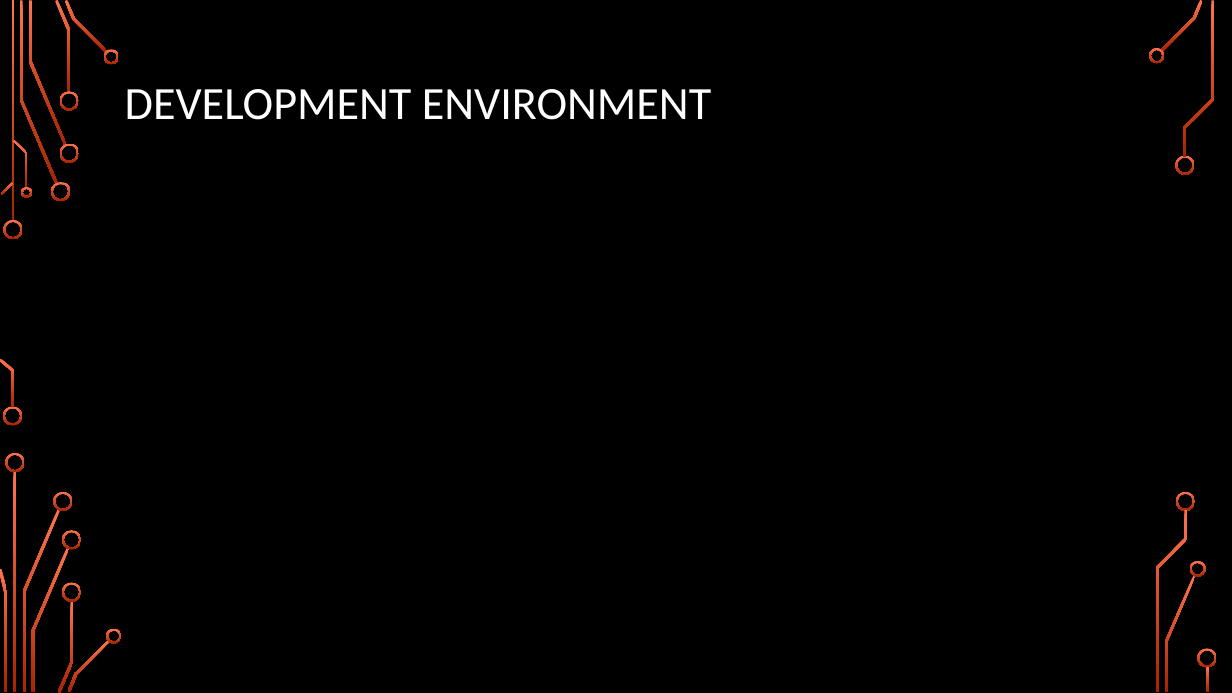
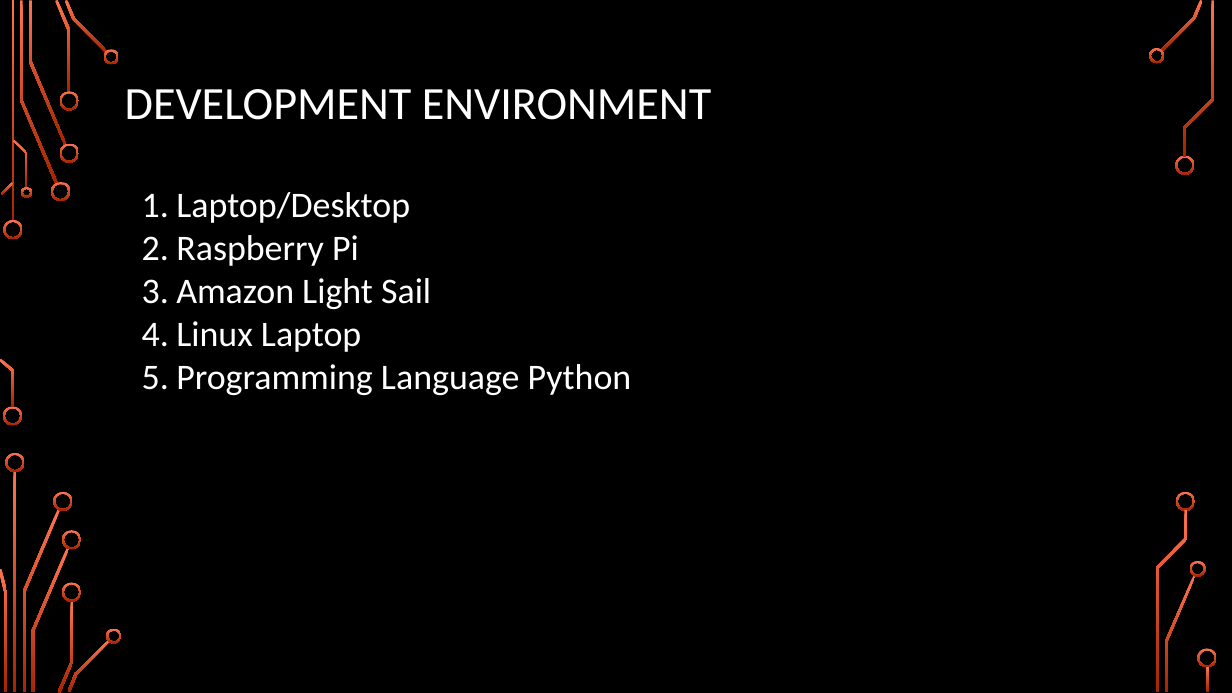
Before and after one commit to girishsukukumar/IoTWorkshop, a slide deck: slide 6 of Module-2.pptx (slide 5 before the commit). Drawn at 1232x693 pixels with LibreOffice and Linux fonts; fonts in the diff are those of the drawing; background and template pictures are left out. Boxes give left, top, right and bottom in pixels: in the first picture for what was removed or moved away, otherwise in the second. Text is boxed around its words. In the diff, an @@ line names an element or a change of style, - is before the commit and + after.

```diff
--- a/Module-2.pptx
+++ b/Module-2.pptx
@@ text added at <box>176,192,632,395</box>, 28 pt, text #FFFFFF @@
+1. Laptop/Desktop
+2. Raspberry Pi
+3. Amazon Light Sail
+4. Linux Laptop
+5. Programming Language Python
```
Also in this commit, not shown: 5 other slides changed, 17 slides added.
